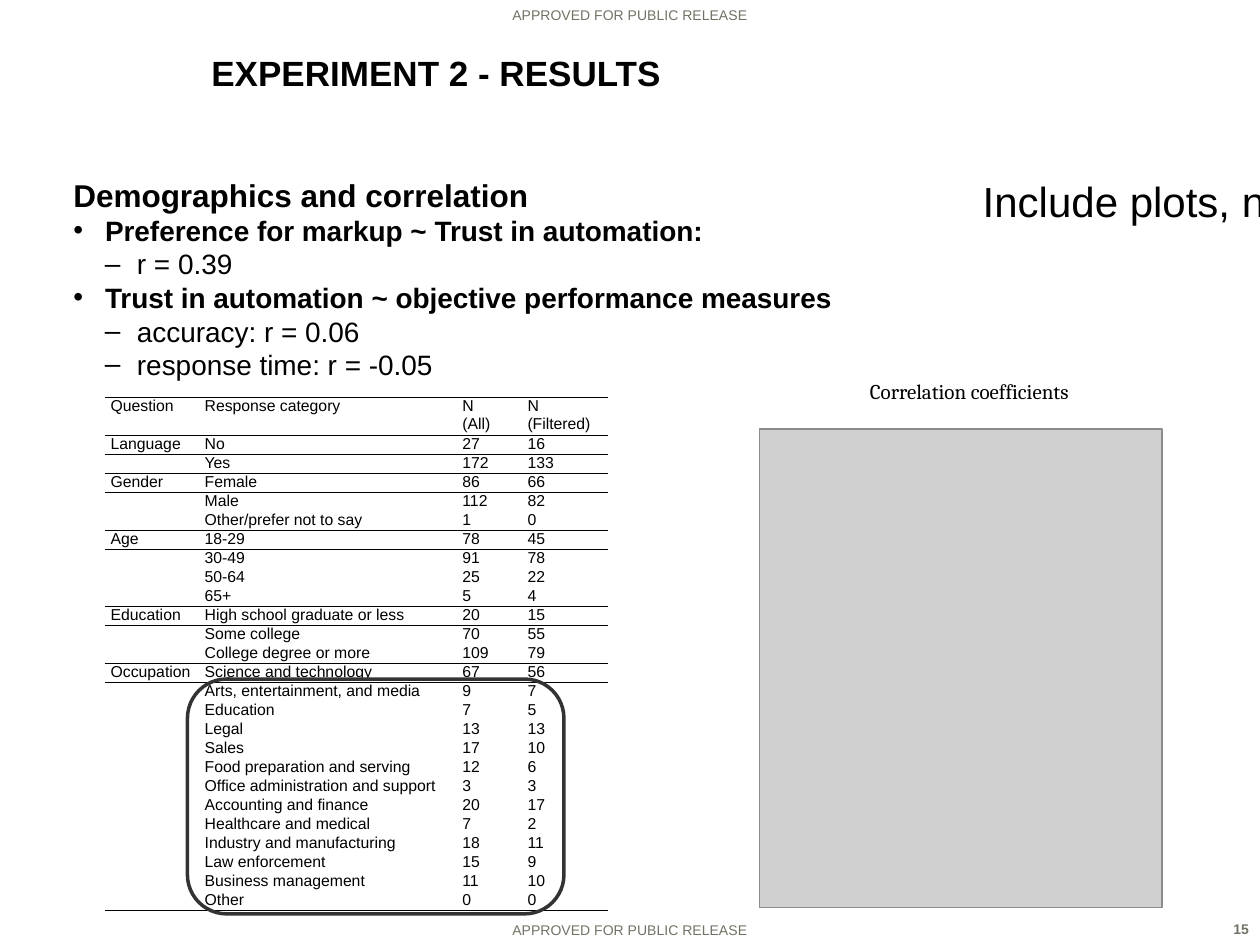
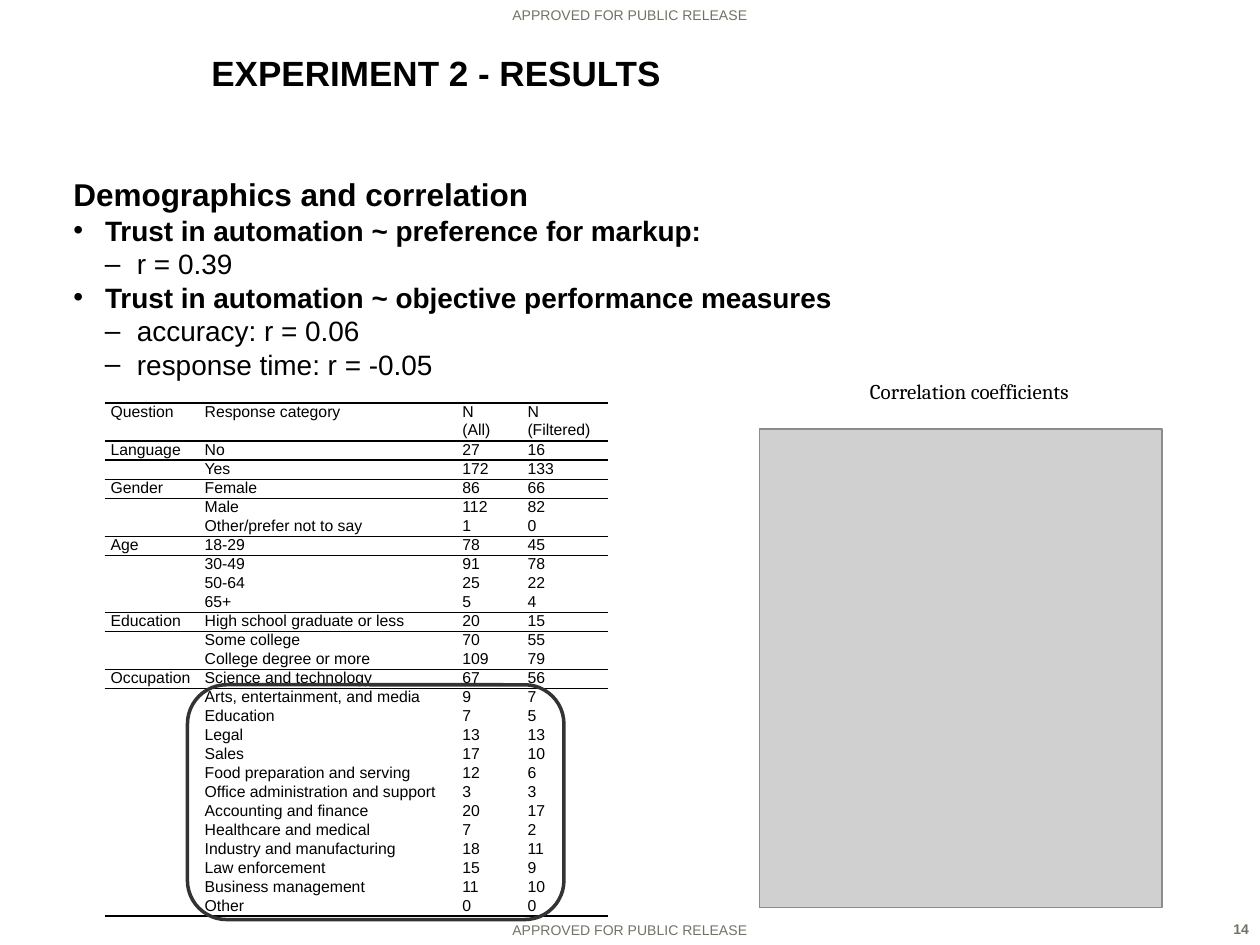
Before and after one commit to ezaroukian/ELICIT-2, a slide deck: slide 14 of analysis/Zaroukian-AHFE-presentation.PPTX (slide 15 before the commit). Drawn at 1260x945 pixels with LibreOffice and Linux fonts; fonts in the diff are those of the drawing; grey boxes stand for pictures; background and template pictures are left out. Boxes give left, top, right and bottom in pixels: in the first picture for what was removed or moved away, otherwise in the second. Text is boxed around its words. In the diff, an @@ line names an element or a change of style, - is before the commit and + after.

```diff
--- a/analysis/Zaroukian-AHFE-presentation.PPTX
+++ b/analysis/Zaroukian-AHFE-presentation.PPTX
@@ text removed at (x1=983, y1=186, x2=1230, y2=225) @@
-Include plots, non-linear?
@@ text at (x1=105, y1=220, x2=701, y2=246): text changed @@
-• Preference for markup ~ Trust in automation:
+• Trust in automation ~ preference for markup:
@@ table moved from (x1=105, y1=397, x2=610, y2=913) to (x1=105, y1=403, x2=610, y2=919) @@
@@ rounded rectangle moved from (x1=188, y1=679, x2=564, y2=914) to (x1=188, y1=684, x2=564, y2=919) @@
@@ page number at (x1=1233, y1=924, x2=1249, y2=934): text changed @@
-15
+14
```
Also in this commit, not shown: 4 other slides changed, 5 slides added, 4 slides removed, 3 other files.
